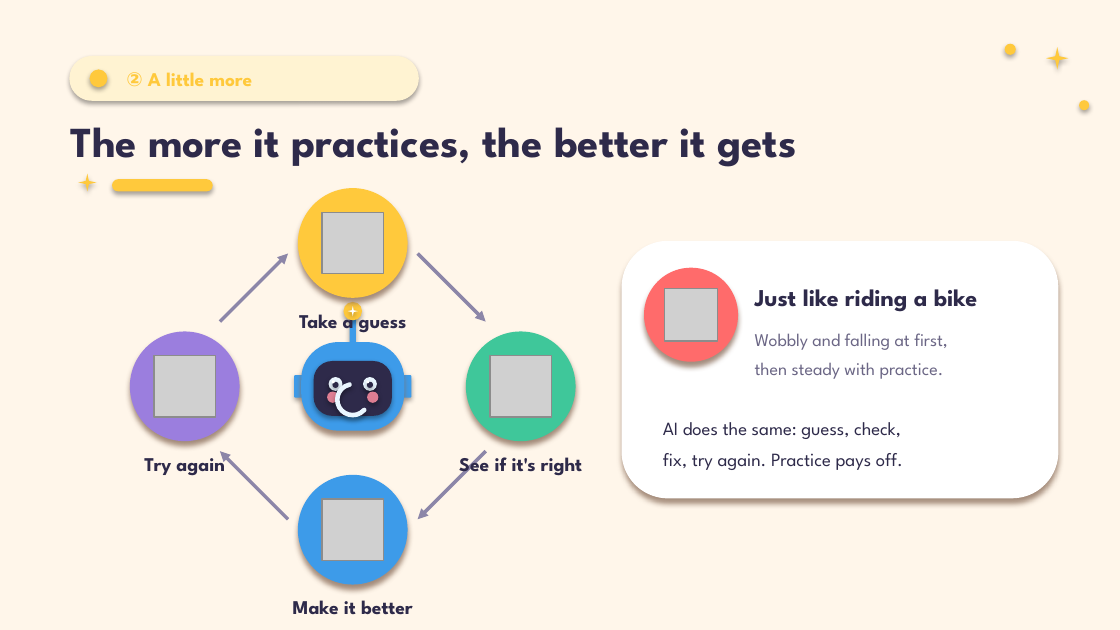
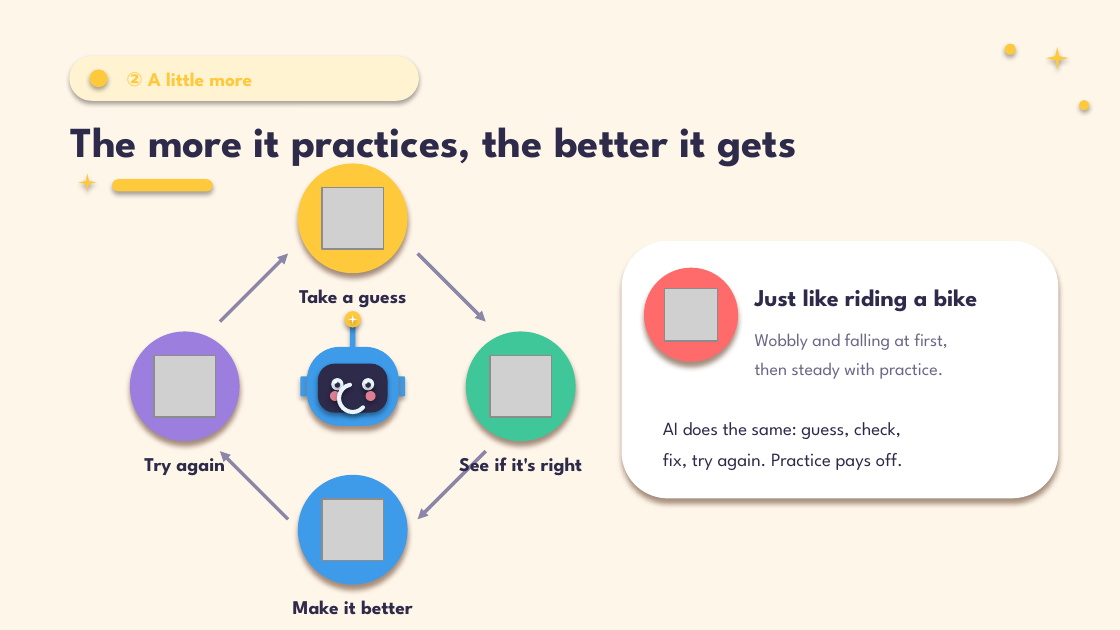
Before and after one commit to addsumtech/slides_maker-site, a slide deck: slide 6 of templates/decks/en/kids-ai-explainer/template.pptx. Drawn at 1120x630 pixels with LibreOffice and Linux fonts; fonts in the diff are those of the drawing; grey boxes stand for pictures. Boxes give left, top, right and bottom in pixels: in the first picture for what was removed or moved away, otherwise in the second. Text is boxed around its words. In the diff, an @@ line names an element or a change of style, - is before the commit and + after.

```diff
--- a/templates/decks/en/kids-ai-explainer/template.pptx
+++ b/templates/decks/en/kids-ai-explainer/template.pptx
@@ 1 picture, 1 text, 1 ellipse: place and size @@
-1 picture, 1 text, 1 ellipse at box(298, 188, 408, 335)
+1 picture, 1 text, 1 ellipse at box(298, 164, 408, 308)
@@ ellipse: place and size @@
-ellipse at box(344, 302, 363, 321)
+ellipse at box(345, 311, 362, 328)
@@ star: place and size @@
-star at box(347, 306, 357, 316)
+star at box(348, 315, 357, 324)
@@ rounded rectangle: place and size @@
-rounded rectangle at box(349, 314, 355, 345)
+rounded rectangle at box(351, 321, 356, 349)
@@ rounded rectangle: place and size @@
-rounded rectangle at box(301, 342, 404, 430)
+rounded rectangle at box(307, 347, 399, 426)
@@ rounded rectangle: place and size @@
-rounded rectangle at box(295, 375, 304, 398)
+rounded rectangle at box(300, 376, 308, 396)
@@ rounded rectangle: place and size @@
-rounded rectangle at box(314, 361, 392, 416)
+rounded rectangle at box(318, 364, 388, 413)
@@ ellipse: place and size @@
-ellipse at box(328, 377, 342, 391)
+ellipse at box(332, 379, 344, 391)
@@ arc (boxed as its full ellipse): place and size @@
-arc (boxed as its full ellipse) at box(337, 384, 368, 416)
+arc (boxed as its full ellipse) at box(339, 384, 367, 412)
@@ arc (boxed as its full ellipse) at box(339, 384, 367, 412): outline #EAF6FF 2.94 pt to #EAF6FF 2.62 pt @@
@@ rounded rectangle: place and size @@
-rounded rectangle at box(402, 375, 411, 398)
+rounded rectangle at box(396, 376, 404, 396)
@@ ellipse: place and size @@
-ellipse at box(367, 392, 379, 403)
+ellipse at box(365, 391, 375, 401)
```
Also in this commit, not shown: 13 other files.
